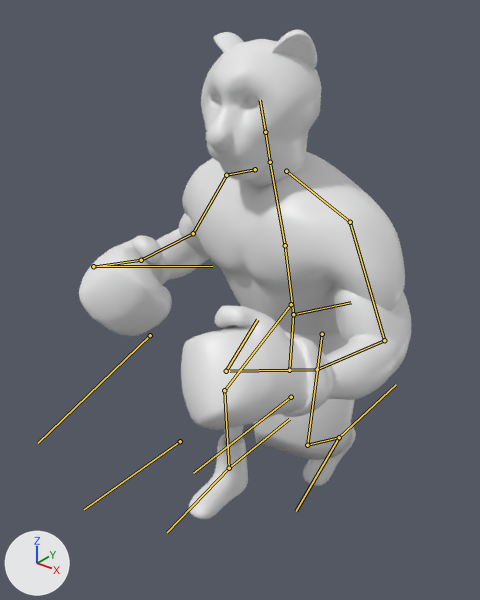
The FBX model Assets/Prefab/Leopard.fbx: old version first, new version second.
Before and after are seen from a camera (50 mm lens) standing at (76.0, -114.1, 126.0) and looking at (-3.7, -14.4, 64.2). The lights are fixed; the arrows at lower left show +X, +Y and +Z. Both versions are drawn at frame 21 of the action 'Armature|Run'; the numbers are the values there. The bones that bend it are drawn over the model as lines.

The first picture shows 'Arm', 'Body', 'Ear', 'Eye', 'Glove', 'Head', 'Leg', 'Shoe', 'Short'.
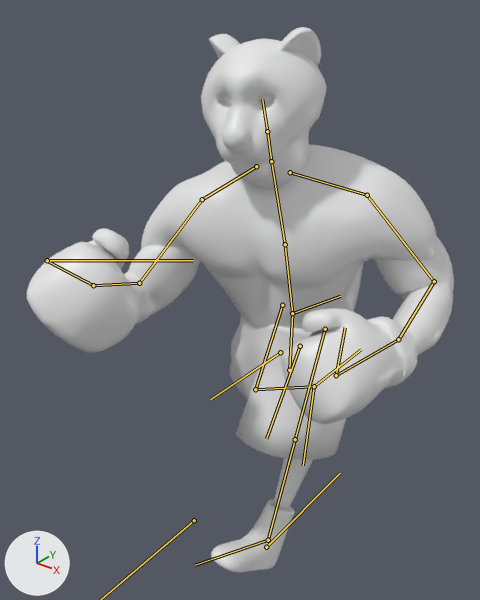
Location of each change, (x1, y1, x2, y2) in pixels of the pictures (480 x 600 px):
'Body', posed (33% wider)
    before: (182, 152, 405, 335)
    after: (141, 145, 437, 329)
'Glove', posed (53% wider)
    before: (79, 235, 334, 429)
    after: (27, 228, 418, 424)
'Arm', posed
    before: (156, 214, 411, 400)
    after: (124, 236, 454, 355)
'Head', posed
    before: (201, 39, 322, 188)
    after: (201, 39, 327, 189)
'Short', posed
    before: (254, 330, 355, 460)
    after: (230, 311, 354, 460)
'Shoe', posed
    before: (188, 425, 356, 519)
    after: (211, 499, 295, 573)
'Ear', posed
    before: (213, 30, 317, 71)
    after: (209, 27, 321, 66)
'Leg', posed
    before: (224, 425, 244, 446)
    after: (273, 458, 313, 510)
bone 'crotch', root to tip
    before: (289, 370) to (293, 314)
    after: (289, 370) to (292, 313)
bone 'shoulder_L', root to tip
    before: (286, 171) to (350, 222)
    after: (290, 172) to (367, 195)
bone 'upperArm_L', root to tip
    before: (350, 222) to (384, 340)
    after: (367, 195) to (434, 281)
bone 'lowerArm_L', root to tip
    before: (384, 340) to (317, 369)
    after: (434, 281) to (398, 339)
bone 'hand_L', root to tip
    before: (317, 369) to (230, 371)
    after: (398, 339) to (338, 374)
bone 'shoulder_R', root to tip
    before: (255, 169) to (226, 175)
    after: (256, 166) to (202, 199)
bone 'upperArm_R', root to tip
    before: (226, 175) to (193, 233)
    after: (202, 199) to (139, 283)
bone 'lowerArm_R', root to tip
    before: (193, 233) to (141, 260)
    after: (139, 283) to (93, 285)
bone 'hand_R', root to tip
    before: (141, 260) to (96, 266)
    after: (93, 285) to (49, 262)
bone 'upperLeg_L', root to tip
    before: (322, 334) to (307, 445)
    after: (325, 329) to (295, 439)
bone 'lowerLeg_L', root to tip
    before: (307, 445) to (339, 437)
    after: (295, 439) to (268, 540)
bone 'upperLeg_R', root to tip
    before: (291, 304) to (224, 390)
    after: (282, 305) to (255, 389)
bone 'lowerLeg_R', root to tip
    before: (224, 390) to (229, 468)
    after: (255, 389) to (314, 386)
bone 'controlLeg_L', root to tip
    before: (339, 437) to (396, 384)
    after: (266, 547) to (340, 473)
bone 'controlLeg_R', root to tip
    before: (229, 468) to (289, 419)
    after: (314, 386) to (361, 349)

The edits, one by one:
Bone 'crotch' (bone_crotch) turns from (2, -27, -4) to (0, -14, -1) degrees about its own x, y and z.
Bone 'shoulder_L' (bone_shoulder_l) moves from (0.05, 0.03, 0.05) to (0.21, 0.1, 0.19).
Bone 'shoulder_L' (bone_shoulder_l) turns from (-3, -11, -3) to (-15, 8, 9) degrees about its own x, y and z.
Bone 'upperArm_L' (bone_upperarm_l) turns from (0, -3, 0) to (0, -2, 0) degrees about its own x, y and z.
Bone 'lowerArm_L' (bone_lowerarm_l) turns from (37, 8, -30) to (40, 11, -34) degrees about its own x, y and z.
Bone 'hand_L' (bone_hand_l) turns from (27, -47, -29) to (30, -45, -35) degrees about its own x, y and z.
Bone 'shoulder_R' (bone_shoulder_r) moves from (-0.18, 0.07, 0.16) to (0.0, 0.0, 0.0).
Bone 'shoulder_R' (bone_shoulder_r) turns from (-16, 5, -18) to (4, 26, 3) degrees about its own x, y and z.
Bone 'upperArm_R' (bone_upperarm_r) turns from (0, 1, 0) to (0, 3, 0) degrees about its own x, y and z.
Bone 'lowerArm_R' (bone_lowerarm_r) turns from (43, -14, 37) to (38, -8, 30) degrees about its own x, y and z.
Bone 'hand_R' (bone_hand_r) turns from (31, 44, 38) to (27, 47, 30) degrees about its own x, y and z.
Bone 'upperLeg_L' (bone_upperleg_l) turns from (9, -17, 5) to (21, -9, -5) degrees about its own x, y and z.
Bone 'lowerLeg_L' (bone_lowerleg_l) turns from (-68, -4, -6) to (11, 0, 1) degrees about its own x, y and z.
Bone 'upperLeg_R' (bone_upperleg_r) turns from (39, -25, 8) to (3, -19, -3) degrees about its own x, y and z.
Bone 'lowerLeg_R' (bone_lowerleg_r) turns from (-38, 1, 4) to (-66, 4, 6) degrees about its own x, y and z.
Bone 'controlLeg_L' (bone_controlleg_l) moves from (-2.17, 2.37, 2.59) to (-0.73, -6.48, 0.77).
Bone 'controlLeg_L' (bone_controlleg_l) turns from (0, 1, 0) to (0, 0, 0) degrees about its own x, y and z.
Bone 'controlLeg_R' (bone_controlleg_r) moves from (1.34, -3.5, 1.71) to (2.68, 5.47, 3.23).
Bone 'controlLeg_R' (bone_controlleg_r) turns from (0, 0, 0) to (0, -1, 0) degrees about its own x, y and z.
